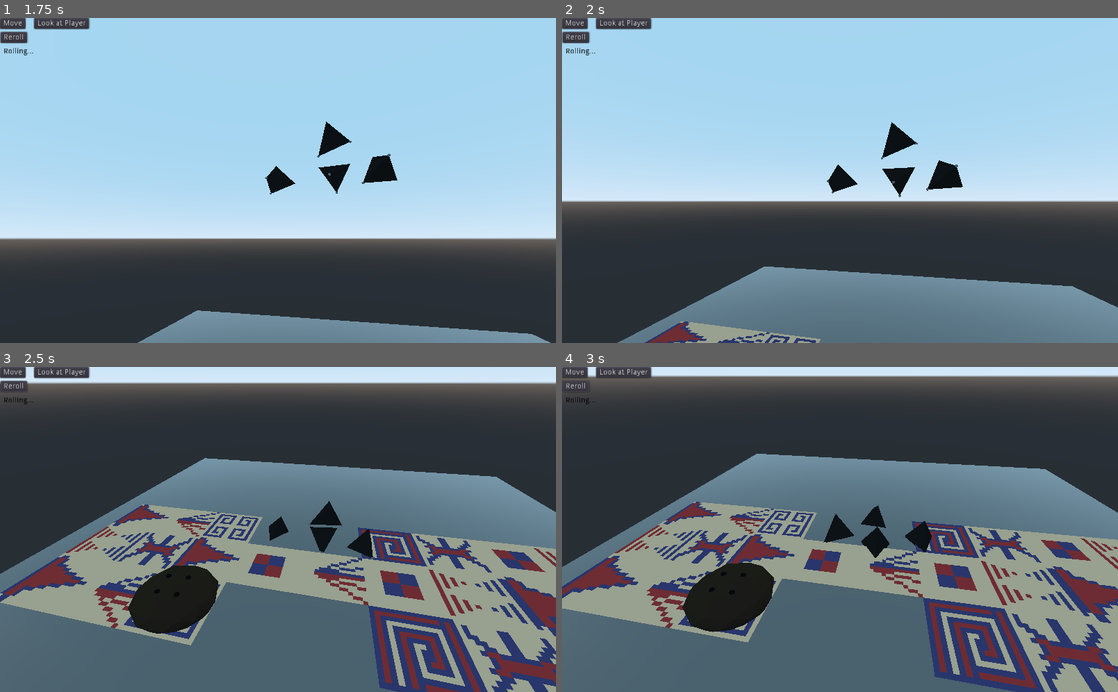
Above: before the commit, frames 1-4 (two rows, left to right).
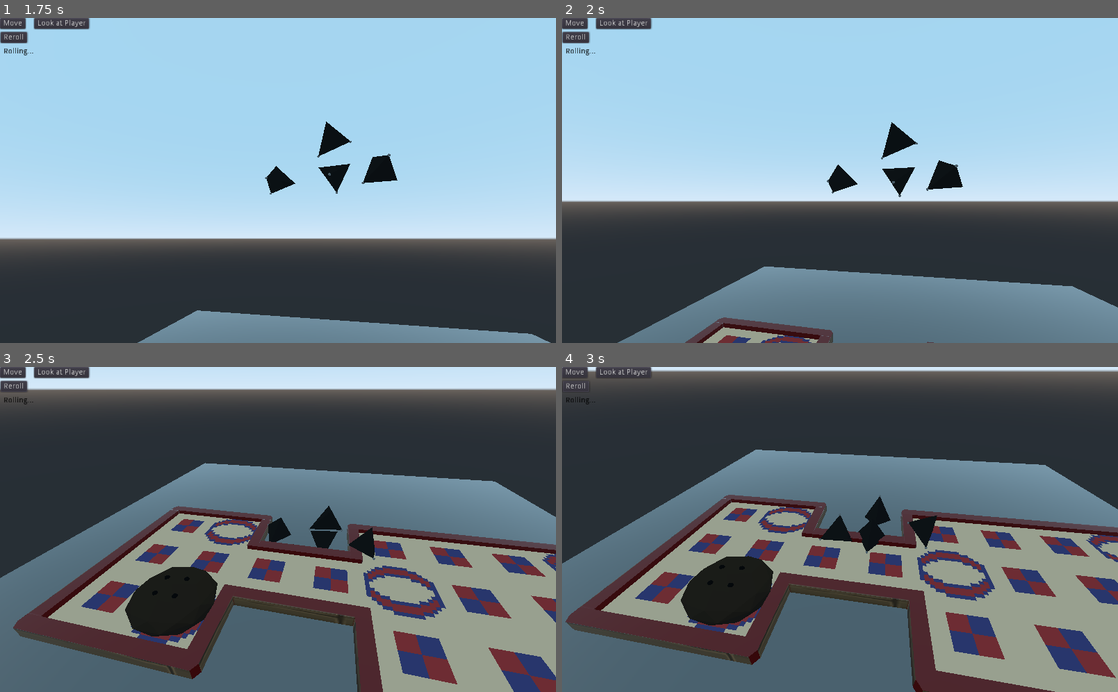
Above: after the commit, the same moments.

Repository: Dark-Energy-Studios/gwj42
Game: Godot game, scene res://demo/Menu.tscn
Two runs of this game, one before a commit and one after it. Both use one fixed random seed, a clock stepped at 60 frames per second and the inputs below.
Inputs (mouse positions are in pixels of both pictures, inside the frame that each line leads up to):
- Up to frame 1 (1.75 s): click "Play" at 0.5 s; click "Play" at 1.25 s
- Up to frame 2 (2 s): no input
- Up to frame 3 (2.5 s): move the mouse to (400, 513) at 2.02 s; hold Right (ui_right) from 2.03 s (still down); click (400, 513) at 2.1 s
- Up to frame 4 (3 s): move the mouse to (728, 545) at 2.77 s; release Right (ui_right) at 2.78 s; hold Left (ui_left) from 2.78 s (still down); tap R (r_key) at 2.85 s

Frame 1 is identical in both runs. In frame 2, 1.5% of the frame differs, in the area x 14-67%, y 92-100%; in frame 3, 28%; in frame 4, 28%, in the area x 0-100%, y 0-100%.

Commit message:
Demo: Insert basic board for testing

Diff:
--- a/demo/Main.tscn
+++ b/demo/Main.tscn
@@ -41,7 +41,7 @@
 mesh = SubResource( 1 )
 material/0 = SubResource( 3 )
 
-[node name="CollisionShape" type="CollisionShape" parent="StaticBody"]
+[node name="CollisionShape" type="CollisionShape" parent="Table"]
 transform = Transform( 1, 0, 0, 0, 1, 0, 0, 0, 1, 0, -0.0189255, 0 )
 shape = SubResource( 2 )
 
--- a/demo/scenes/Board.tscn
+++ b/demo/scenes/Board.tscn
@@ -1,6 +1,10 @@
-[gd_scene load_steps=2 format=2]
+[gd_scene load_steps=4 format=2]
 
 [ext_resource path="res://demo/assets/fields.tres" type="MeshLibrary" id=1]
+[ext_resource path="res://assets/visual/board.glb" type="PackedScene" id=2]
+
+[sub_resource type="BoxShape" id=1]
+extents = Vector3( 1.52344, 0.0745725, 4.50108 )
 
 [node name="Board" type="StaticBody"]
 
@@ -9,9 +13,16 @@
 mesh_library = ExtResource( 1 )
 cell_size = Vector3( 1, 1, 1 )
 data = {
-"cells": PoolIntArray( 65534, 0, 7, 65533, 1, 8, 65534, 1, 5, 65535, 1, 8, 65533, 2, 0, 65534, 2, 2, 65535, 2, 0, 65533, 3, 5, 65534, 3, 4, 65535, 3, 5, 65533, 4, 2, 65534, 4, 0, 65535, 4, 2, 65533, 65532, 4, 65534, 65532, 2, 65535, 65532, 4, 65533, 65533, 7, 65534, 65533, 0, 65535, 65533, 7, 65533, 65534, 1, 65534, 65534, 4, 65535, 65534, 1, 65534, 65535, 5 )
+"cells": PoolIntArray( 65534, 0, 5, 65533, 1, 5, 65534, 1, 3, 65535, 1, 5, 65533, 2, 5, 65534, 2, 5, 65535, 2, 5, 65533, 3, 5, 65534, 3, 5, 65535, 3, 5, 65533, 4, 3, 65534, 4, 5, 65535, 4, 3, 65533, 65533, 5, 65534, 65533, 5, 65535, 65533, 5, 65533, 65534, 3, 65534, 65534, 5, 65535, 65534, 3, 65534, 65535, 5 )
 }
 __meta__ = {
 "_editor_clip_": 0,
 "_editor_floor_": Vector3( 0, -1, 0 )
 }
+
+[node name="CollisionShape" type="CollisionShape" parent="."]
+transform = Transform( 1, 0, 0, 0, 1, 0, 0, 0, 1, 0, 0, 0.551055 )
+shape = SubResource( 1 )
+
+[node name="board" parent="." instance=ExtResource( 2 )]
+transform = Transform( -4.37114e-08, 0, -1, 0, 1, 0, 1, 0, -4.37114e-08, 0, -0.35, -1.8 )
